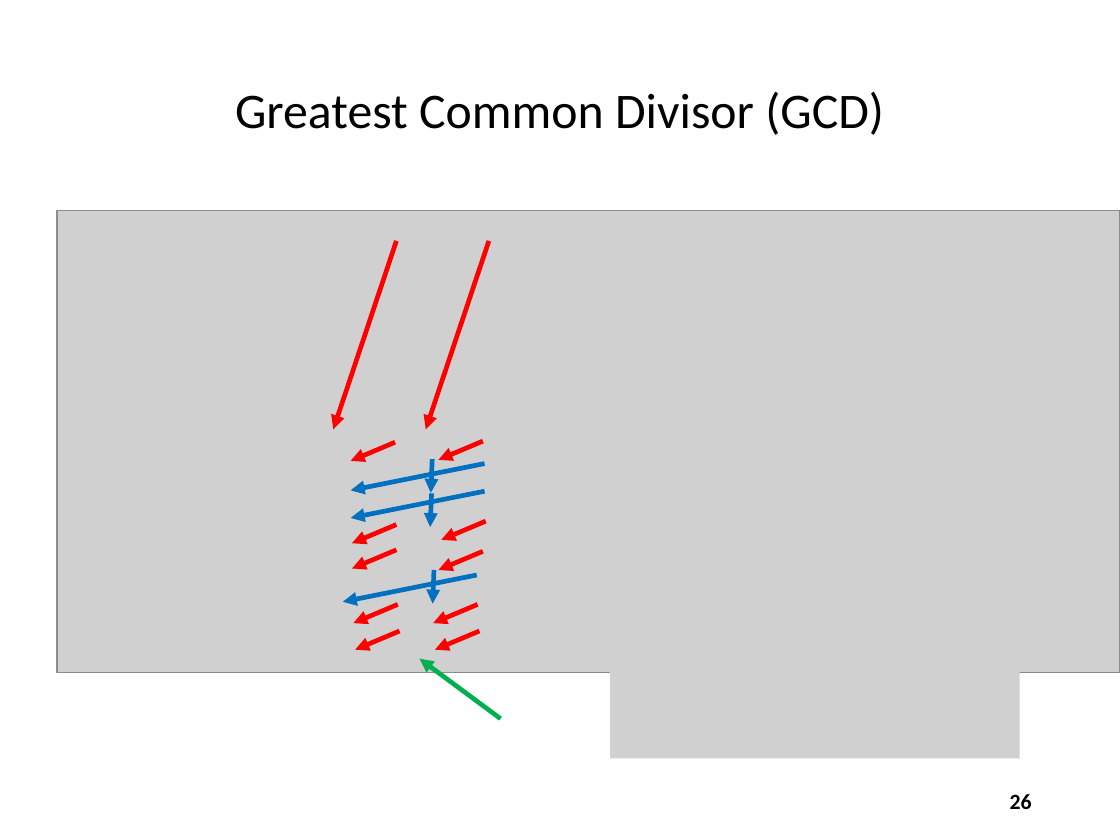
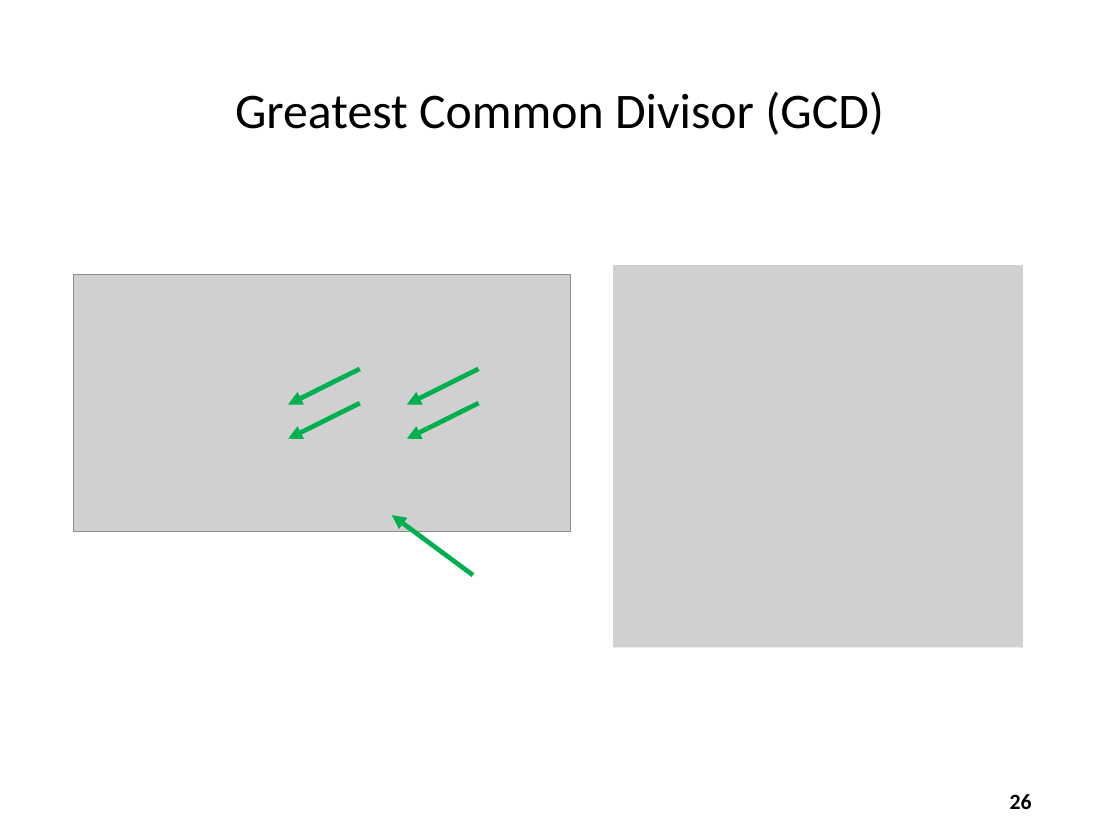
Before and after one commit to dbiersach/csi-spark-prep, a slide deck: slide 26 of slides/Session 02 - Arrays and Algorithms/Session 02 - Arrays and Algorithms.pptx. Drawn at 1120x840 pixels with LibreOffice and Linux fonts; fonts in the diff are those of the drawing; grey boxes stand for pictures. Boxes give left, top, right and bottom in pixels: in the first picture for what was removed or moved away, otherwise in the second. Text is boxed around its words. In the diff, an @@ line names an element or a change of style, - is before the commit and + after.

```diff
--- a/slides/Session 02 - Arrays and Algorithms/Session 02 - Arrays and Algorithms.pptx
+++ b/slides/Session 02 - Arrays and Algorithms/Session 02 - Arrays and Algorithms.pptx
@@ picture removed at (x1=57, y1=211, x2=1120, y2=673) @@
@@ arrow removed from (396, 241) to (334, 429) @@
@@ arrow removed from (489, 241) to (426, 429) @@
@@ picture moved from (x1=610, y1=376, x2=1020, y2=758) to (x1=614, y1=265, x2=1024, y2=647) @@
@@ picture added at (x1=74, y1=274, x2=570, y2=532) @@
@@ arrow added from (360, 368) to (288, 404), #00B050 3 pt @@
@@ arrow added from (478, 368) to (407, 404), #00B050 3 pt @@
@@ arrow moved from (395, 442) - (351, 461) to (360, 403) - (288, 439) @@
@@ arrow (360, 403) - (288, 439): stroke #FF0000 3 pt to #00B050 3 pt @@
@@ arrow moved from (483, 441) - (438, 460) to (478, 403) - (407, 439) @@
@@ arrow (478, 403) - (407, 439): stroke #FF0000 3 pt to #00B050 3 pt @@
@@ arrow removed from (485, 464) to (351, 491) @@
@@ arrow removed from (432, 459) to (431, 493) @@
@@ arrow removed from (485, 492) to (351, 517) @@
@@ arrow removed from (431, 494) to (430, 528) @@
@@ arrow removed from (396, 524) to (352, 543) @@
@@ arrow moved from (501, 719) - (420, 659) to (473, 576) - (392, 515) @@
@@ arrow removed from (486, 521) to (441, 540) @@
@@ arrow removed from (396, 550) to (352, 569) @@
@@ arrow removed from (483, 551) to (438, 570) @@
@@ arrow removed from (477, 575) to (343, 601) @@
@@ arrow removed from (435, 570) to (432, 604) @@
@@ arrow removed from (398, 605) to (353, 623) @@
@@ arrow removed from (477, 605) to (433, 623) @@
@@ arrow removed from (400, 631) to (355, 650) @@
@@ arrow removed from (479, 631) to (435, 650) @@
```
Also in this commit, not shown: 4 other slides changed, 1 slide added.
